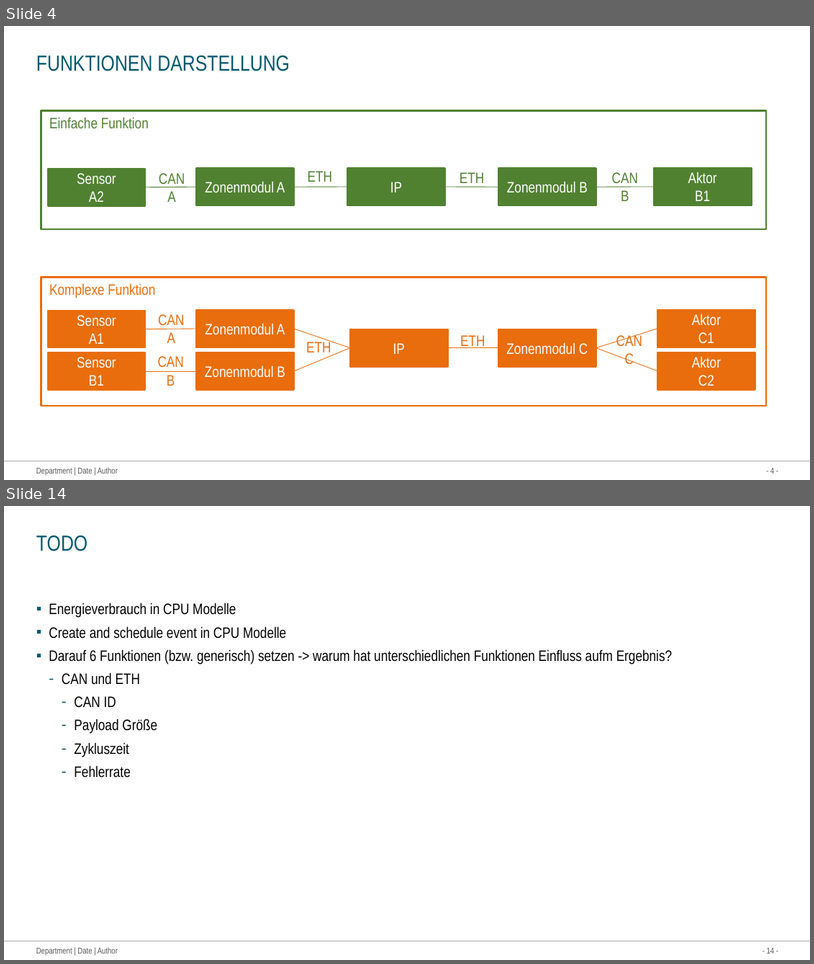
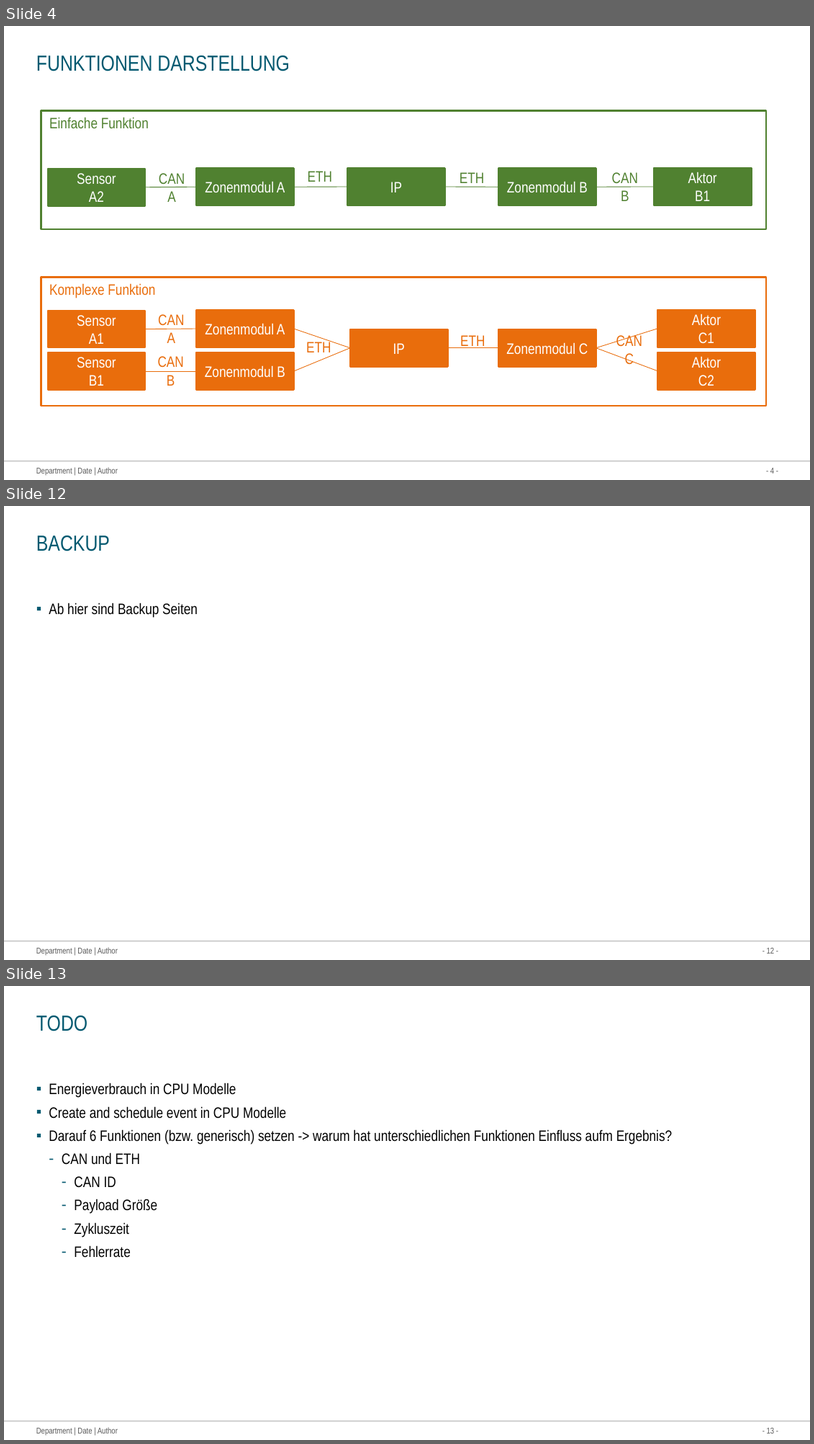
Before and after one commit to lcxone1/github-repo, a slide deck: 20230109_Midterm.pptx. Shown one above the other, each under a label of ours: slides 4 and 14 before the commit, slides 4, 12 and 13 after it; the slides between them are not shown. The pictures are 814x964 and 814x1444 pixels, drawn with LibreOffice and Linux fonts; fonts in the diff are those of the drawing. Boxes give left, top, right and bottom in pixels: in the first picture for what was removed or moved away, otherwise in the second. Text is boxed around its words. In the diff, an @@ line names an element or a change of style, - is before the commit and + after.

```diff
--- a/20230109_Midterm.pptx
+++ b/20230109_Midterm.pptx
@@ slide 12 added at (4, 506, 810, 960), background #FFFFFF; not listed: 3 template elements that a slide beside it also shows @@
@@ title added at (36, 535, 110, 551), 26 pt, text #035970 @@
+BACKUP
@@ text added at (49, 602, 198, 618), 18 pt, text #000000 @@
+▪ Ab hier sind Backup Seiten
@@ what was slide 14 is now slide 13 @@
@@ page number at (767, 1427, 775, 1433): text changed @@
-- 14 -
+- 13 -
```
Also in this commit, not shown: 7 slides changed, 1 other slide added, 2 slides removed.
